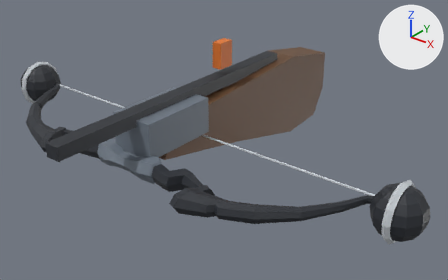
The glTF model client/public/assets/sw5e-hybrids/bowcaster.glb: old version first, new version second.
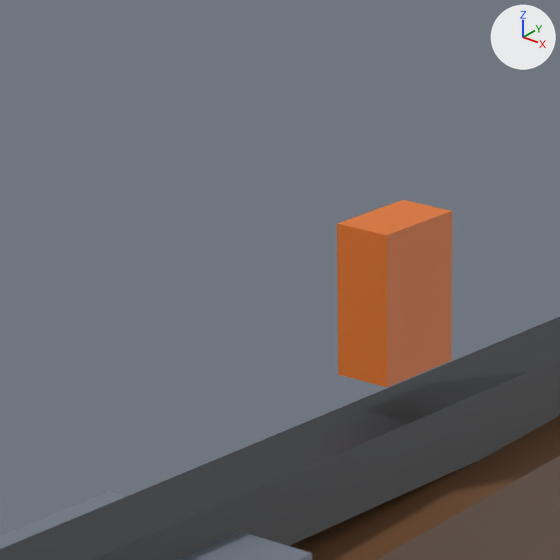
Each version appears first whole from a 50 mm lens placed at (0.597, -0.714, 0.393), pointed at (0.03, -0.005, -0.047), and next in a close-up on the part from 35% to 56% of the width and 1% to 35% of the height. Arrows for +X, +Y and +Z are at upper right; the lights stay in place. The first two pictures are the older version. Where no turn or scale is listed for an object, it has been applied to the vertices. Vertices at exactly the same position are counted once.

In view in the first close-up: 'm'.
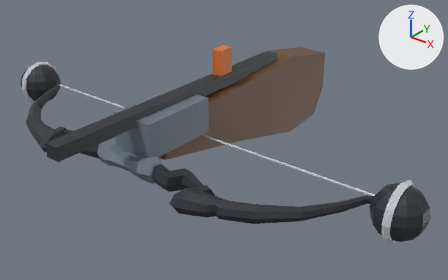
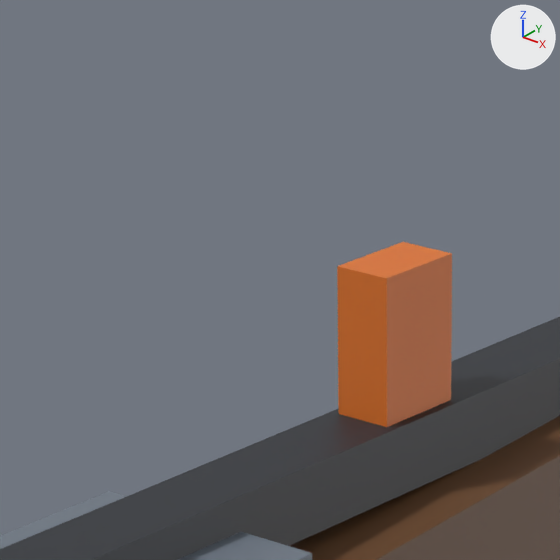
Boxes (x1, y1, x2, y2) around the edits, measured in the close-ups (560 x 560 px; the box of a moved part takes in the faces that stretch with it):
'm', reshaped
    before: (0, 200, 560, 560)
    after: (0, 242, 560, 560)
part 1 of me_m, moved or reshaped
    before: (337, 200, 452, 387)
    after: (337, 242, 452, 427)

The change, as a diff of the scene's bpy script:
```diff
--- a/client/public/assets/sw5e-hybrids/bowcaster.glb.py
+++ b/client/public/assets/sw5e-hybrids/bowcaster.glb.py
@@ me_m @@
 # used by ob_m; location = (0.0, 0.0, 0.0)
-me_m.from_pydata(...)  # 686 vertices, 1332 faces; spans x -0.394..0.394, y -0.31..0.31, z -0.106..0.106
+me_m.from_pydata(...)  # 686 vertices, 1332 faces; spans x -0.394..0.394, y -0.31..0.31, z -0.106..0.094
+# me_m part 1: the loose piece of 8 vertices spanning x -0.008..0.008, y 0.014..0.042, z 0.063..0.106 is moved by (0.0, 0.0, -0.012)
 me_m.materials.append(mat_defaultmaterial)
```
